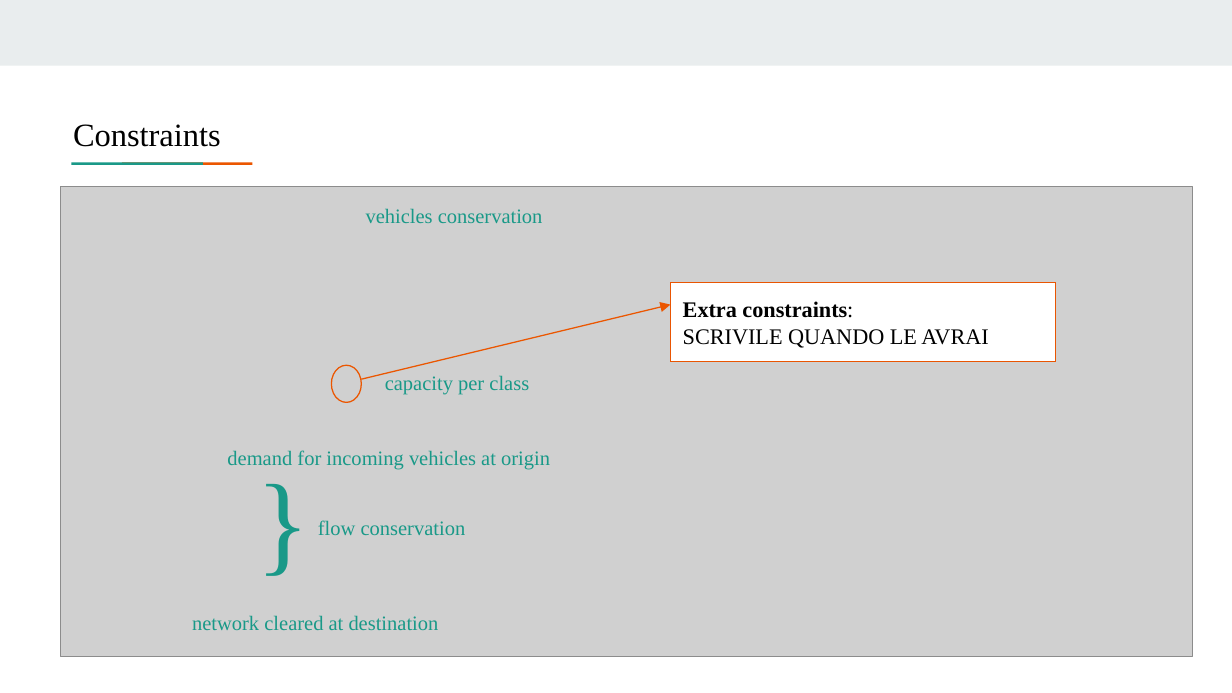
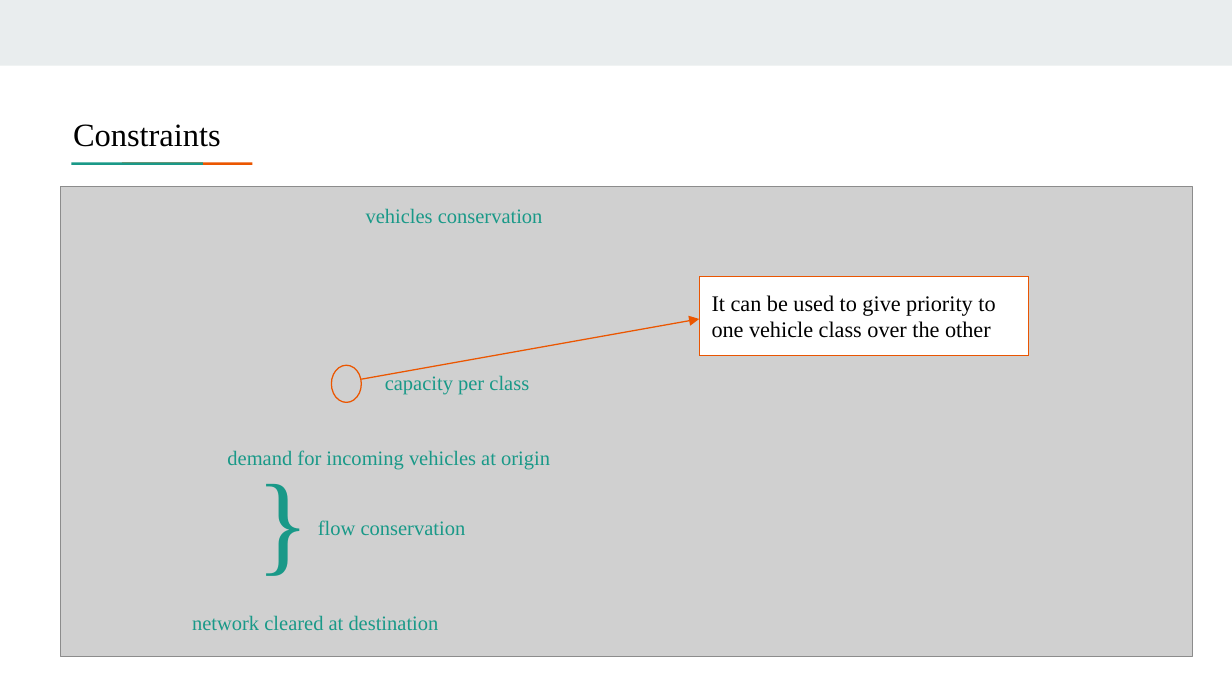
Before and after one commit to saraserafino/WirelessChargingLanes-Optimisation, a slide deck: slide 11 of presentation.pptx. Drawn at 1232x693 pixels with LibreOffice and Linux fonts; fonts in the diff are those of the drawing; grey boxes stand for pictures. Boxes give left, top, right and bottom in pixels: in the first picture for what was removed or moved away, otherwise in the second. Text is boxed around its words. In the diff, an @@ line names an element or a change of style, - is before the commit and + after.

Commit message:
updated ppt with constraint decided and explanations

```diff
--- a/presentation.pptx
+++ b/presentation.pptx
@@ rectangle "It can be used to ...": place and size @@
-rectangle "It can be used to ..." at box(670, 283, 1056, 362)
+rectangle "It can be used to ..." at box(700, 276, 1029, 355)
@@ text in rectangle at box(712, 295, 995, 338): text changed @@
-Extra constraints:
-SCRIVILE QUANDO LE AVRAI
+It can be used to give priority to one vehicle class over the other
@@ arrow moved from (361, 379) - (670, 304) to (361, 379) - (700, 319) @@
```
Also in this commit, not shown: 3 other slides changed, 3 slides added, 4 slides removed.
